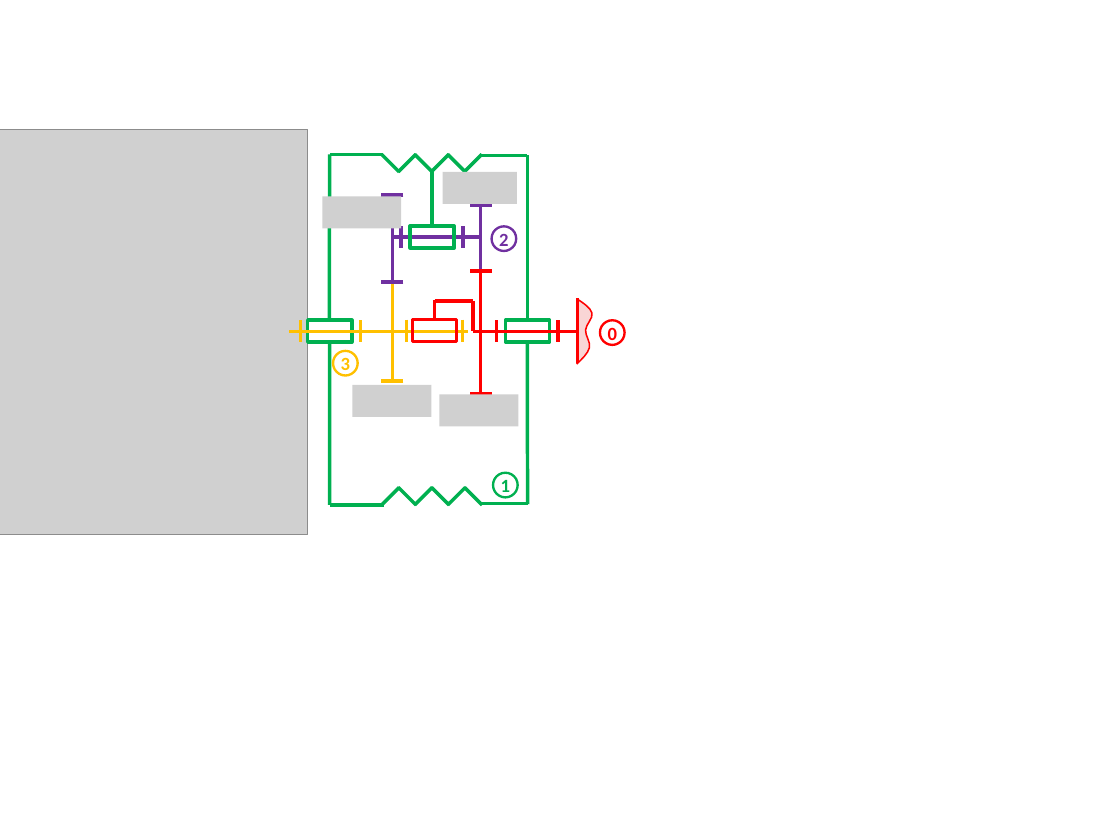
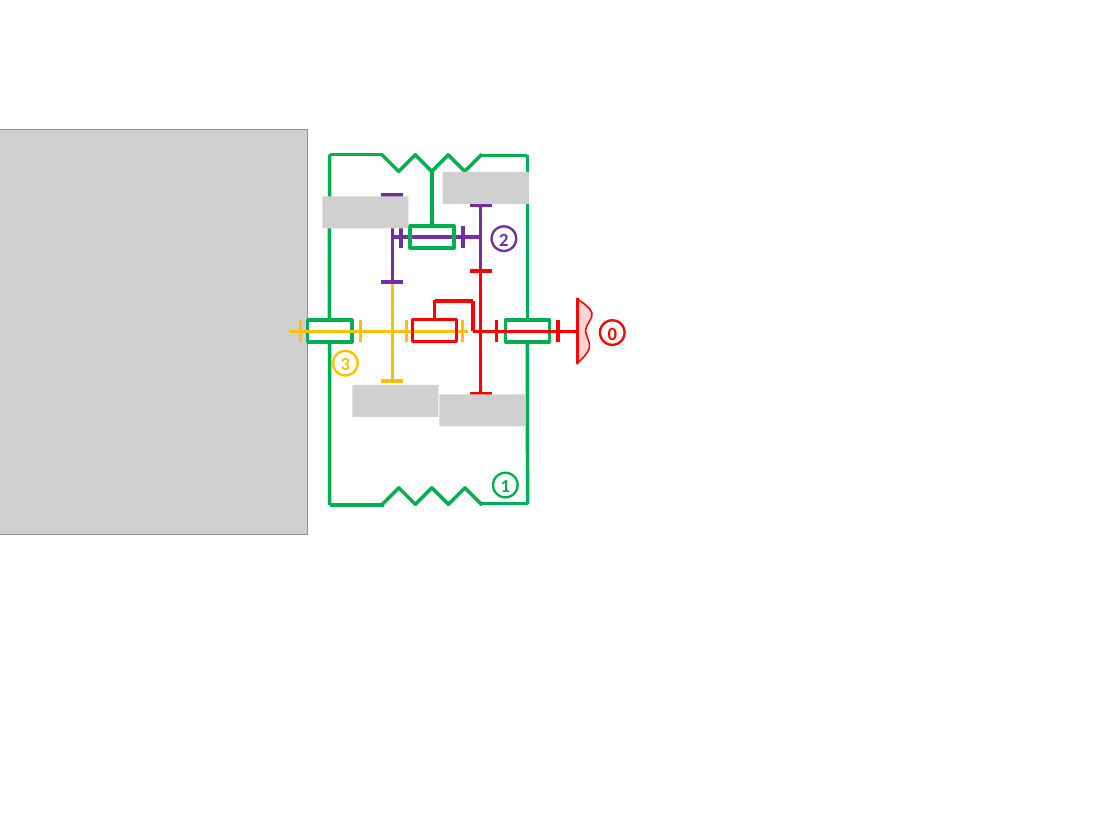
Before and after one commit to xpessoles/Cycle_06_ModelisationResolutionCinematique, a slide deck: slide 1 of Chapitre_05_TrainEpicycloidal/Colles/Colle_03_Redex/images/Redex.pptx. Drawn at 1120x840 pixels with LibreOffice and Linux fonts; fonts in the diff are those of the drawing; grey boxes stand for pictures. Boxes give left, top, right and bottom in pixels: in the first picture for what was removed or moved away, otherwise in the second. Text is boxed around its words. In the diff, an @@ line names an element or a change of style, - is before the commit and + after.

```diff
--- a/Chapitre_05_TrainEpicycloidal/Colles/Colle_03_Redex/images/Redex.pptx
+++ b/Chapitre_05_TrainEpicycloidal/Colles/Colle_03_Redex/images/Redex.pptx
@@ picture: place and size @@
-picture at (442, 172, 516, 205)
+picture at (442, 172, 529, 205)
@@ picture: place and size @@
-picture at (323, 196, 402, 228)
+picture at (323, 196, 409, 228)
@@ picture: place and size @@
-picture at (353, 385, 432, 418)
+picture at (353, 385, 439, 418)
@@ picture: place and size @@
-picture at (439, 394, 519, 427)
+picture at (439, 394, 525, 427)
```
Also in this commit, not shown: 1 other file.
